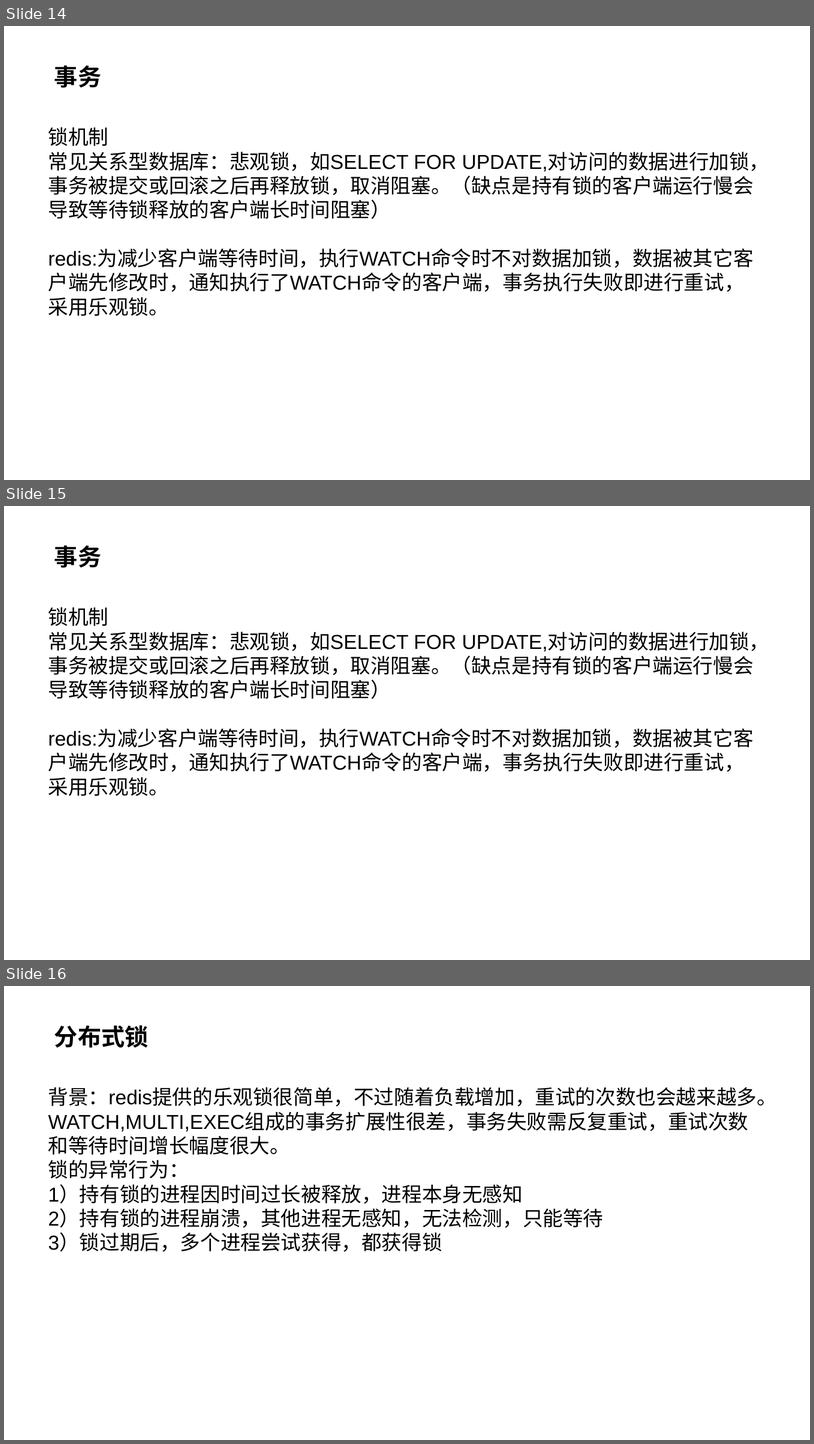
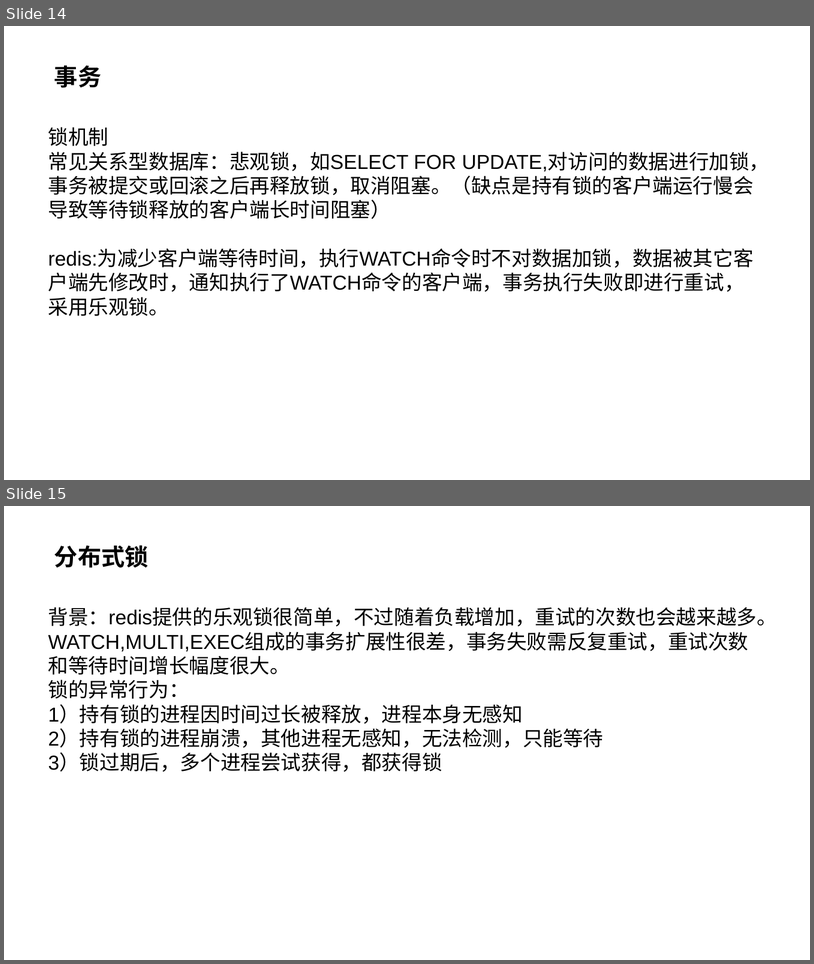
Before and after one commit to SoaringPhoenix/a-few-files, a slide deck: redis&memcached.pptx. Shown one above the other, each under a label of ours: slides 14, 15 and 16 before the commit, slides 14 and 15 after it. The pictures are 814x1444 and 814x964 pixels, drawn with LibreOffice and Linux fonts; fonts in the diff are those of the drawing. Boxes give left, top, right and bottom in pixels: in the first picture for what was removed or moved away, otherwise in the second. Text is boxed around its words. In the diff, an @@ line names an element or a change of style, - is before the commit and + after.

```diff
--- a/redis&memcached.pptx
+++ b/redis&memcached.pptx
@@ slide 15 removed at bbox=[4, 506, 810, 960], background #FFFFFF @@
@@ title removed at bbox=[54, 545, 101, 568] @@
-事务
@@ text removed at bbox=[48, 607, 770, 796] @@
-锁机制
-常见关系型数据库：悲观锁，如SELECT FOR UPDATE,对访问的数据进行加锁，事务被提交或回滚之后再释放锁，取消阻塞。（缺点是持有锁的客户端运行慢会导致等待锁释放的客户端长时间阻塞）
-redis:为减少客户端等待时间，执行WATCH命令时不对数据加锁，数据被其它客户端先修改时，通知执行了WATCH命令的客户端，事务执行失败即进行重试，采用乐观锁。
@@ what was slide 16 is now slide 15 @@
```
Also in this commit, not shown: 1 slide changed, 3 slides added.
